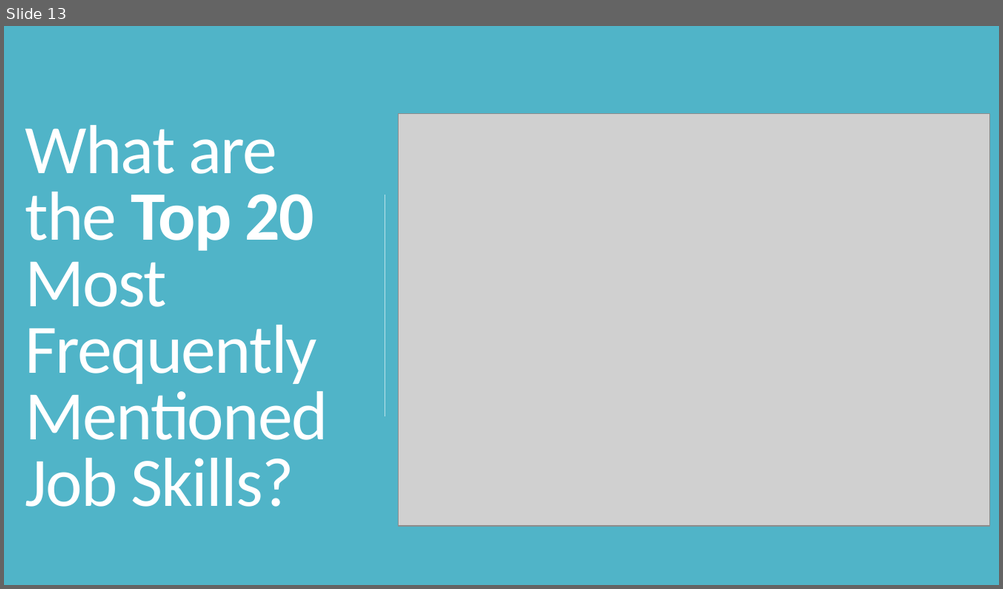
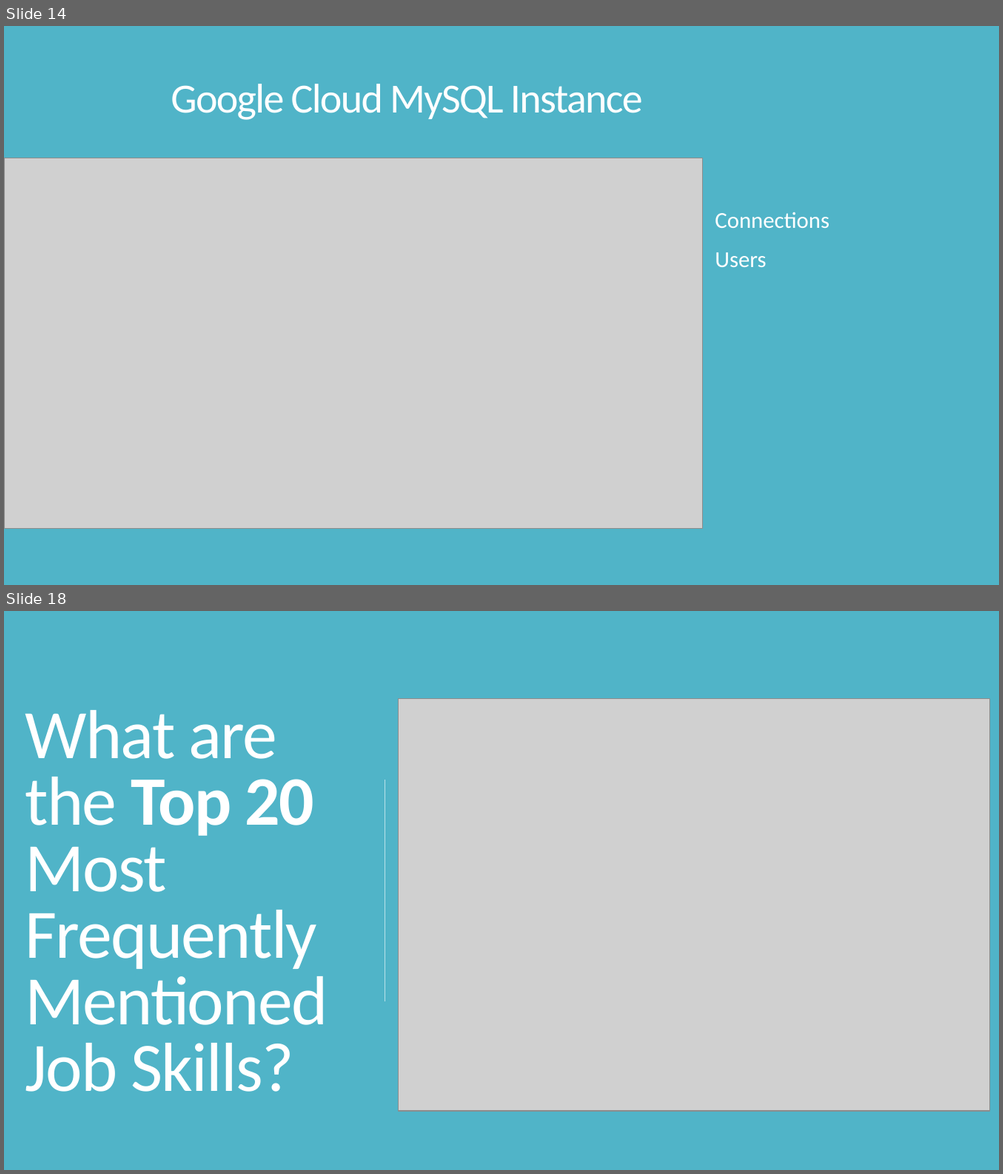
Before and after one commit to JAbinette/CUNY-607-Project-3-Data-Science-Skills, a slide deck: 00 - Presentation - What Data Science skills are most valued.pptx. Shown one above the other, each under a label of ours: slide 13 before the commit, slides 14 and 18 after it; the slides between them are not shown. The pictures are 1003x589 and 1003x1174 pixels, drawn with LibreOffice and Linux fonts; fonts in the diff are those of the drawing; grey boxes stand for pictures. Boxes give left, top, right and bottom in pixels: in the first picture for what was removed or moved away, otherwise in the second. Text is boxed around its words. In the diff, an @@ line names an element or a change of style, - is before the commit and + after.

```diff
--- a/00 - Presentation - What Data Science skills are most valued.pptx
+++ b/00 - Presentation - What Data Science skills are most valued.pptx
@@ slide 14 added at <box>4,26,999,585</box>, background #50B4C8 @@
@@ title added at <box>170,84,643,120</box>, 40 pt, text #FFFFFF @@
+Google Cloud MySQL Instance
@@ picture added at <box>4,158,703,529</box> @@
@@ text added at <box>714,212,829,267</box>, 22 pt, text #FFFFFF @@
+Connections
+Users
@@ what was slide 13 is now slide 18 @@
```
Also in this commit, not shown: 2 slides changed, 4 other slides added.
